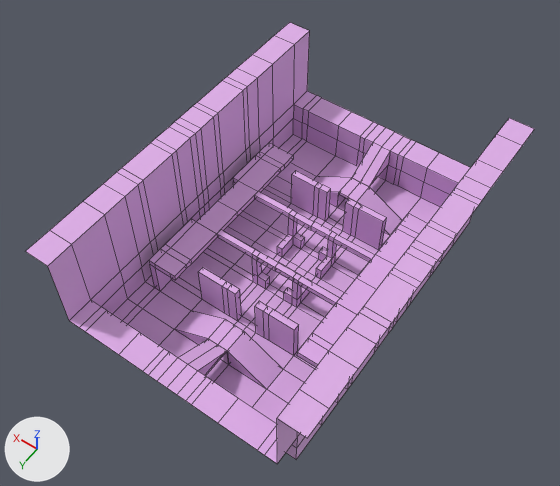
Two versions of the Blender file assets/map.blend, one commit apart.
One viewpoint serves both versions: a 50 mm lens placed at (-11.15, 16.71, 27.83), pointed at (0.31, 0.66, 2.62). The lights are fixed; the arrows at lower left show +X, +Y and +Z. Mesh edges are drawn as thin lines.
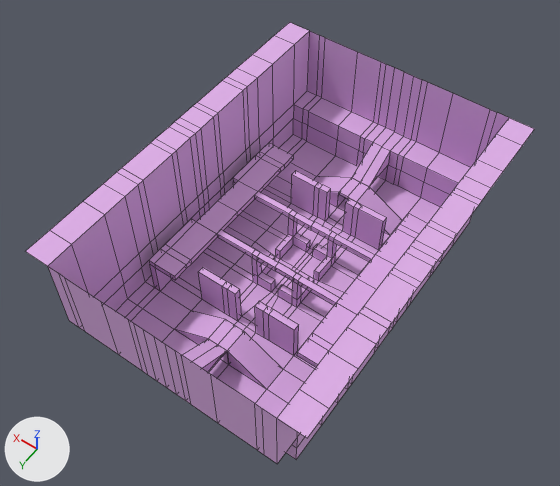
What differs and where, as boxes [x1, y1, x2, y2] in the pictures (560 x 486 px; the box of a moved part takes in the faces that stretch with it):
part 1 of me_cube_001, added (purple)
    after: [48, 31, 509, 463]
part 2 of me_cube_001, moved or reshaped
    both: [235, 217, 355, 325]

What changed in the scene script:
```text
Change me_cube_001:
    where me_cube_001.from_pydata(...)  # 198 vertices, 174 faces; spans x -6.11..0.0, y -8.23..0.0, z 0.1..5.69
    used by ob_cube; location = (0.0, 0.0, 0.0)
    verts and faces of me_cube_001; kept vertices keep their numbers, new ones are numbered from 198
    before: 7 (-4.99, -8.23, 2.11), 8 (0.0, -8.23, 2.11) at pixel (394, 131), 18 (-4.13, -8.23, 2.11), 21 (-4.43, -8.23, 2.11), 56 (-0.48, -8.23, 2.11) at pixel (403, 136)
    before: 65 (-2.39, -8.23, 2.11) at pixel (439, 152), 144 (-1.16, -8.23, 2.11) at pixel (416, 141), 161 (-0.9, -8.23, 2.11) at pixel (411, 139)
    before: 53 (-0.48, 0.0, 0.1) at pixel (303, 276), 58 (-0.48, -1.48, 0.1), 137 (-0.48, -1.19, 0.1) at pixel (318, 259), 163 (0.0, -0.34, 0.1) at pixel (298, 266), 169 (-0.48, -0.34, 0.1) at pixel (307, 271)
    before: 172 (-1.16, -0.34, 0.1) at pixel (320, 279), 173 (-0.9, -0.34, 0.1) at pixel (315, 276), 175 (-0.48, -1.48, 0.7) at pixel (322, 246), 176 (-0.48, -1.19, 0.7) at pixel (319, 251), 178 (-1.16, -0.34, 0.7) at pixel (321, 271)
    before: 181 (-0.9, -0.34, 0.7) at pixel (316, 268)
    me_cube_001 part 1
    add for new, old in zip([*range(198, 206)], [7, 8, 18, 21, 56, 65, 144, 161]): verts[new] = verts[old] + (0.0, 0.0, 3.58)
    add faces += [(56, 161, 205, 202), (18, 21, 201, 200), (8, 56, 202, 199), (144, 204, 205, 161), (65, 203, 204, 144), (18, 200, 203, 65)]
    add faces += [(7, 198, 201, 21)]
    me_cube_001 part 2
    add for i in [53, 58, 137, 175, 176]: verts[i] += (0.3, 0.0, 0.0)
    add for i in [163, 172, 173, 178, 181]: verts[i] += (0.0, 0.14, 0.0)
    add verts[169] = (-0.18, -0.2, 0.1)  # moved, pixel (300, 270)
```
